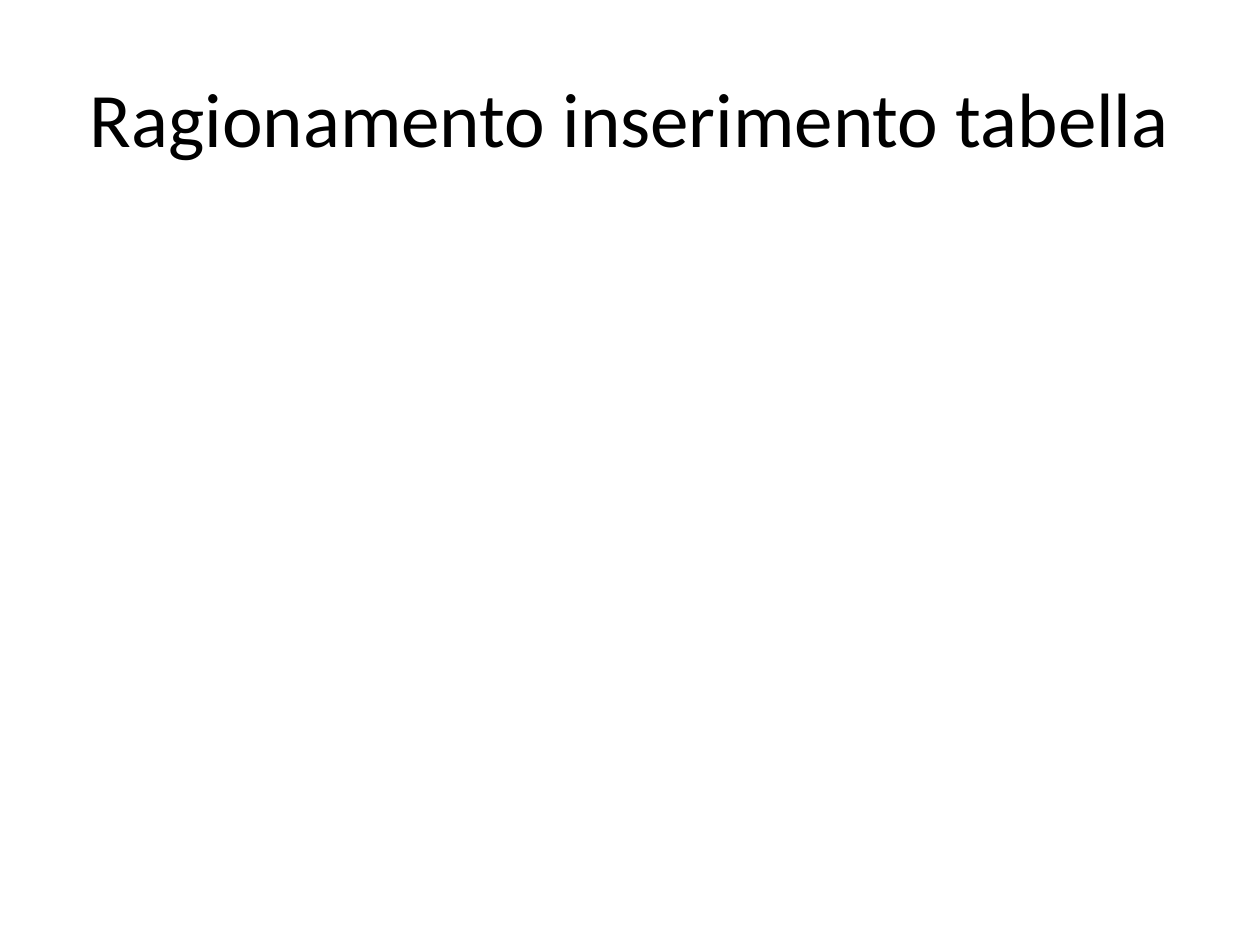
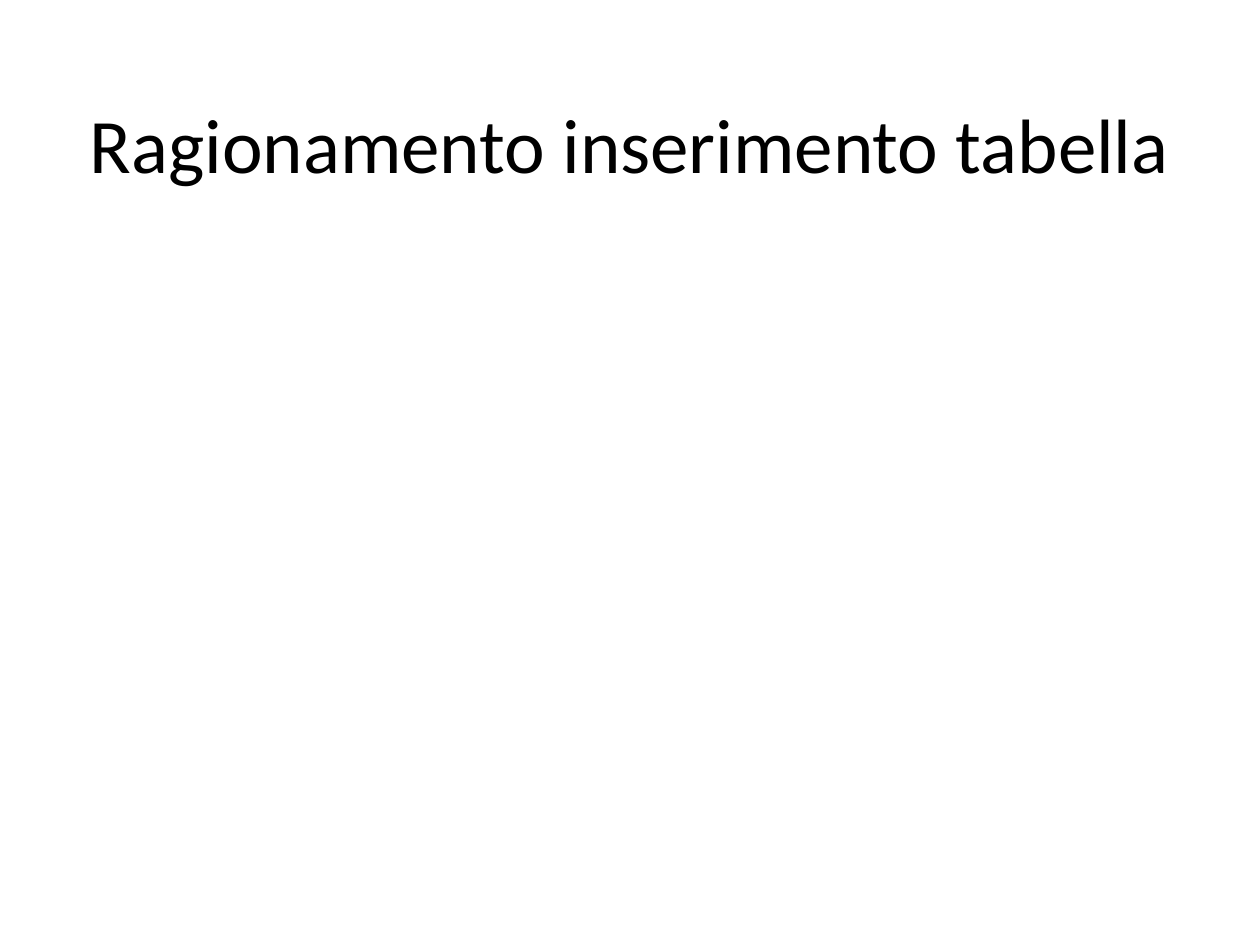
Before and after one commit to danielegenta/ProjectTPSI, a slide deck: slide 5 of Presentazione.pptx (slide 2 before the commit). Drawn at 1260x945 pixels with LibreOffice and Linux fonts; fonts in the diff are those of the drawing. Boxes give left, top, right and bottom in pixels: in the first picture for what was removed or moved away, otherwise in the second. Text is boxed around its words. In the diff, an @@ line names an element or a change of style, - is before the commit and + after.

```diff
--- a/Presentazione.pptx
+++ b/Presentazione.pptx
@@ title "Ragionamento inserimento tabella": place and size @@
-title "Ragionamento inserimento tabella" at bbox=[90, 93, 1169, 161]
+title "Ragionamento inserimento tabella" at bbox=[90, 119, 1169, 187]
```
Also in this commit, not shown: 2 other slides changed, 6 slides added, 2 other files.
